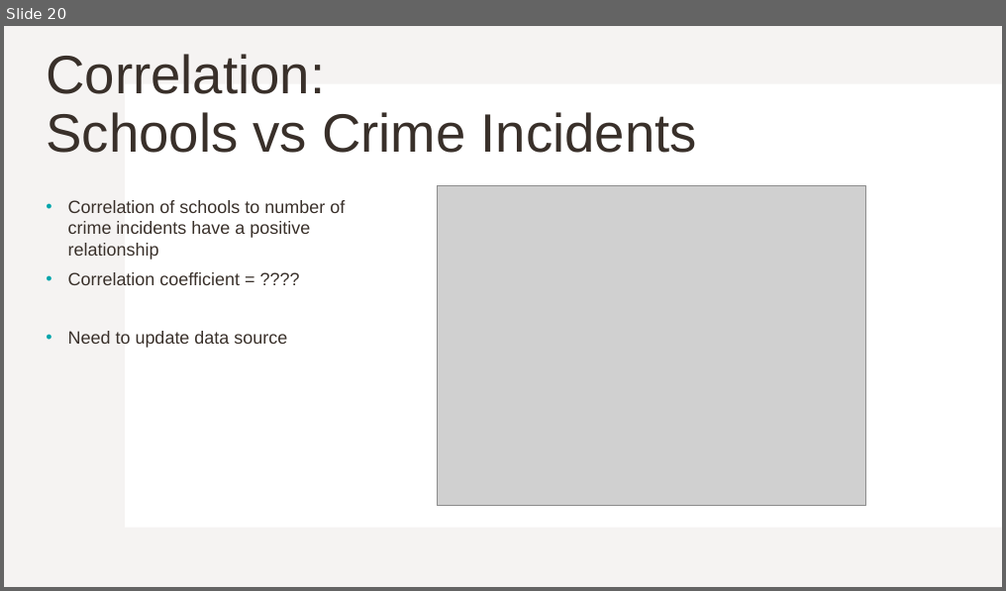
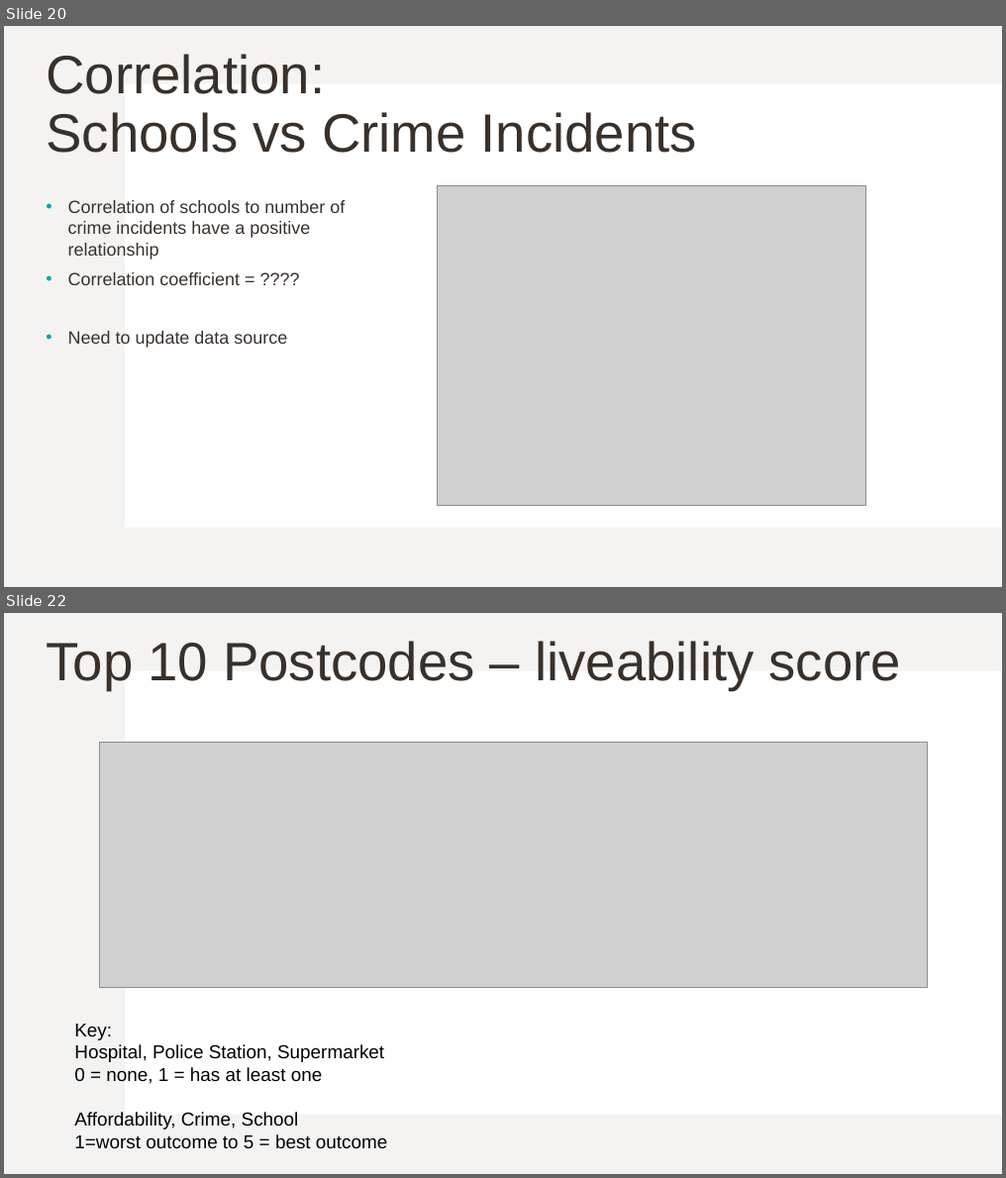
Before and after one commit to Kakhai1/bootcamp_project, a slide deck: Project 1 - Group 6 Slides_KT.pptx. Shown one above the other, each under a label of ours: slide 20 before the commit, slides 20 and 22 after it; the slides between them are not shown. The pictures are 1006x591 and 1006x1178 pixels, drawn with LibreOffice and Linux fonts; fonts in the diff are those of the drawing; grey boxes stand for pictures. Boxes give left, top, right and bottom in pixels: in the first picture for what was removed or moved away, otherwise in the second. Text is boxed around its words. In the diff, an @@ line names an element or a change of style, - is before the commit and + after.

```diff
--- a/Project 1 - Group 6 Slides_KT.pptx
+++ b/Project 1 - Group 6 Slides_KT.pptx
@@ slide 22 added at [4, 613, 1002, 1174], background #FFFFFF; not listed: 2 template elements that a slide beside it also shows @@
@@ title added at [46, 641, 901, 690], 52 pt, text #39302A @@
+Top 10 Postcodes – liveability score
@@ picture added at [100, 742, 927, 987] @@
@@ text added at [74, 1024, 387, 1150], 18 pt, text #000000 @@
+Key:
+Hospital, Police Station, Supermarket
+0 = none, 1 = has at least one
+Affordability, Crime, School
+1=worst outcome to 5 = best outcome
```
Also in this commit, not shown: 1 slide changed, 2 other slides added.
